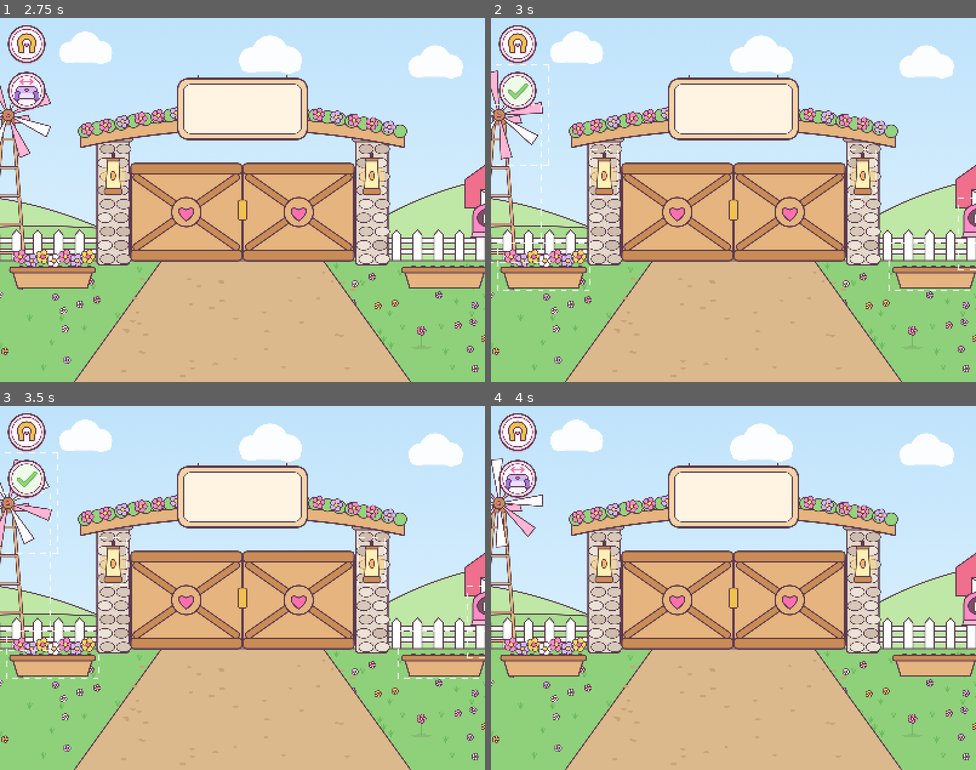
Above: before the commit, frames 1-4 (two rows, left to right).
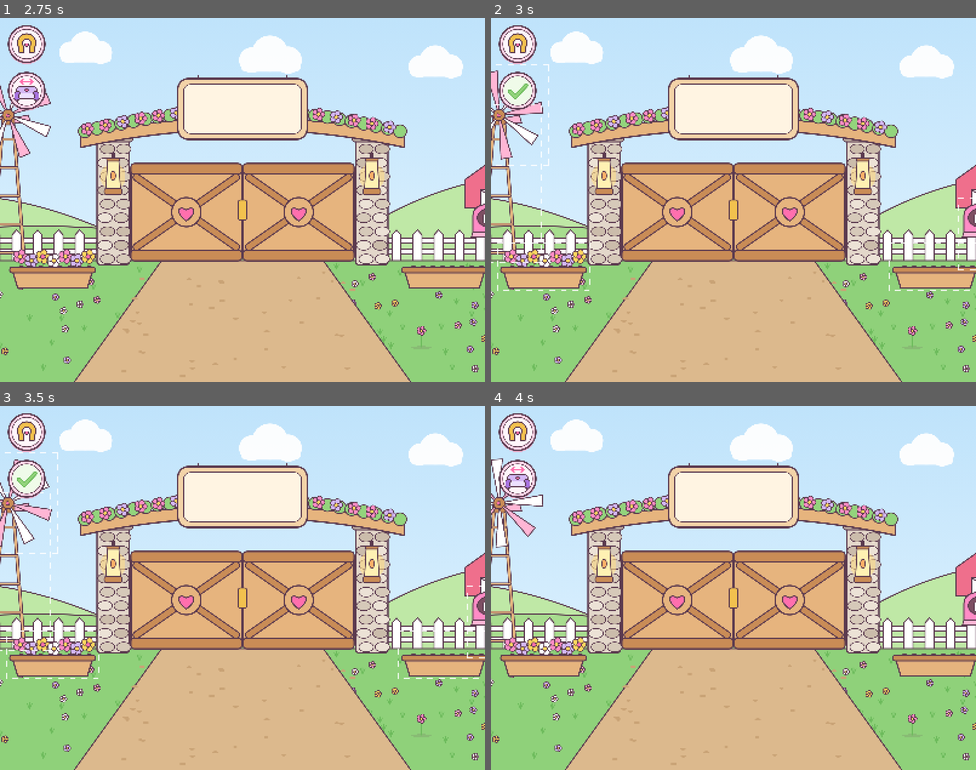
Above: after the commit, the same moments.

Repository: triade-prog/fazenda-capricho
Game: Godot game, scene res://main.tscn
The game is run twice, just before and just after one commit, with the same random seed, the same clock (stepped at 60 frames per second) and the same inputs.
Inputs (mouse positions are in pixels of both pictures, inside the frame that each line leads up to):
- Up to frame 1 (2.75 s): click (29, 43) at 0.5 s; click (29, 43) at 1.25 s; click (242, 68) at 2.02 s
- Up to frame 2 (3 s): click (520, 90) at 2.75 s
- Up to frame 3 (3.5 s): no input
- Up to frame 4 (4 s): click (520, 478) at 3.5 s

Frame 1 is identical in both runs. In frame 2, 0.1% of the frame differs, in the area x 20-80%, y 36-50%; in frame 3, 0.1%; in frame 4, nothing differs.

Commit message:
Modo Decorar nos outros cenários: casinha inteira, partes grudadas na casa da árvore e no arco, bolhas com a banheira, lanterna com a barraca
Co-Authored-By: Claude Opus 5.5 <noreply@anthropic.com>
Claude-Session: https://claude.ai/code/session_01S4aSFFjj5281F9BchVhXLw

Diff:
--- a/prototipo/scripts/cenario.gd
+++ b/prototipo/scripts/cenario.gd
@@ -248,9 +248,18 @@
 ## peças enormes (a casa, a árvore da casinha) e as que a fazendinha usa pela posição.
 const DECO_FIXAS := {"plantacao": ["banca", "bica"]}
 const DECO_MAX := Vector2(700.0, 560.0)
-
-
+## Partes que não estão em cima do móvel, mas são dele: vão sempre juntas e, tocadas, levam o móvel.
+const DECO_PARTES := {"pet_care": {"bolha": "@banheira"}, "cabana": {"@lanterna": "@cabana"}}
+
+var _presas := {}                 # peças grudadas numa peça fixa (escada e escorregador da casa na árvore)
+
+
+## Peça que pode mudar de lugar no modo Decorar.
 func pode_decorar(i: int) -> bool:
+	return _solta(i) and not _presas.has(i)
+
+
+func _solta(i: int) -> bool:
 	if i <= 0 or i >= pecas.size():
 		return false
 	var nome := str(pecas[i][0])
@@ -276,11 +285,19 @@
 ## Parte de um móvel: peça que muda de estado (ou só aparece num estado) apoiada em outra peça.
 func eh_parte(i: int) -> bool:
 	var nome := str(pecas[i][0])
-	return (nome.begins_with("@") or so_se.has(nome)) and _pai(i) >= 0
+	return (nome.begins_with("@") or so_se.has(nome) or _dono_fixo(i) != "") and _pai(i) >= 0
+
+
+## Nome do móvel de que a peça i é parte pela lista DECO_PARTES ("" se não está na lista).
+func _dono_fixo(i: int) -> String:
+	return str(DECO_PARTES.get(id, {}).get(str(pecas[i][0]), ""))
 
 
 ## A menor peça que leva a peça i em cima dela (-1 se nenhuma).
 func _pai(i: int) -> int:
+	var dono := _dono_fixo(i)
+	if dono != "":
+		return indice_da_chave(dono + "#0")
 	var melhor := -1
 	for j in range(1, pecas.size()):
 		if j != i and pode_decorar(j) and i in carga(j):
@@ -296,10 +313,16 @@
 	for j in range(1, pecas.size()):
 		if j == i or not pode_decorar(j):
 			continue
+		var dono := _dono_fixo(j)
+		if dono != "":
+			if dono == str(pecas[i][0]):
+				leva.append(j)
+			continue
 		var rj := _rect_peca(j)
 		var pe := Vector2(rj.get_center().x, rj.end.y)
-		# está em cima (ou pendurado) se é menor e o pé fica dentro da peça, acima da base dela
-		if rj.get_area() < r.get_area() and r.has_point(pe) and pe.y <= r.end.y - 1.0:
+		# está em cima (ou pendurado) se é menor e o pé fica dentro da peça, acima da base dela;
+		# duas peças do mesmo tamanho no mesmo lugar (a casinha e o lado de dentro dela) andam juntas
+		if (rj.get_area() < r.get_area() and r.has_point(pe) and pe.y <= r.end.y - 1.0) or rj == r:
 			leva.append(j)
 	return leva
 
@@ -309,6 +332,25 @@
 func preparar_deco() -> void:
 	_lugar_dono.clear()
 	_sup_dono.clear()
+	_presas.clear()
+	# o que está grudado numa peça grande que não muda de lugar (a árvore da casinha) também fica
+	for k in range(1, pecas.size()):
+		if _solta(k):
+			continue
+		var rk := _rect_peca(k)
+		var grande := rk.size.x > DECO_MAX.x or rk.size.y > DECO_MAX.y
+		if not grande:
+			continue
+		for j in range(1, pecas.size()):
+			var rj := _rect_peca(j)
+			var pe := Vector2(rj.get_center().x, rj.end.y)
+			if j == k or not _solta(j) or rj.get_area() >= rk.get_area() * 0.5:
+				continue
+			var em_cima := rk.has_point(pe) and pe.y <= rk.end.y - 1.0
+			# numa peça grande, o que começa lá em cima também está grudado (escada, escorregador, lanterna do arco)
+			var pendurada := (rk.has_point(rj.position) or rk.has_point(Vector2(rj.end.x, rj.position.y)))
+			if em_cima or pendurada:
+				_presas[j] = true
 	for k in lugares.size():
 		var a: Array = lugares[k]["area"]
 		var ra := Rect2(a[0], a[1], a[2], a[3])
--- a/prototipo/scripts/decoracao.gd
+++ b/prototipo/scripts/decoracao.gd
@@ -228,6 +228,8 @@
 
 ## Uma peça mudou de lugar: os lugares de sentar/deitar dela (e quem está neles) vão junto.
 func _peca_movida(i: int, d: Vector2, c: Cenario) -> void:
+	if main.fazenda and c.id == Fazendinha.CENA:
+		main.fazenda.queue_redraw()  # cadeados e frutas das árvores acompanham a árvore
 	var ids := c.lugares_da(i)
 	for s in main.slots:
 		var sl := s as Slot
--- a/prototipo/testes/roteiro.gd
+++ b/prototipo/testes/roteiro.gd
@@ -456,6 +456,14 @@
 		and coz.indice_da_chave("@torneira#0") in coz.carga(coz.indice_da_chave("pia#0")), "a torneira faz parte da pia")
 	var cab: Cenario = main.cenarios["cabana"]
 	_confere(cab.indice_da_chave("chama#0") in cab.carga(cab.indice_da_chave("@fogueira#0")), "a chama vai junto com a fogueira")
+	_confere(cab.peca_deco_em(cab.rect_de("lanterna").get_center()) == cab.indice_da_chave("@cabana#0"), "pegar na lanterna leva a barraca")
+	var pet: Cenario = main.cenarios["pet_care"]
+	_confere(pet.indice_da_chave("bolha#1") in pet.carga(pet.indice_da_chave("@banheira#0")), "as bolhas vão junto com a banheira")
+	var cas: Cenario = main.cenarios["casinha"]
+	_confere(cas.indice_da_chave("casinha_interior#0") in cas.carga(cas.indice_da_chave("casinha#0")), "a casinha vai inteira (por fora e por dentro)")
+	var arv: Cenario = main.cenarios["casa_arvore"]
+	_confere(not arv.pode_decorar(arv.indice_da_chave("@escorregador#0")) and not arv.pode_decorar(arv.indice_da_chave("escada_madeira#0")),
+		"escada e escorregador ficam grudados na casa da árvore")
 
 	# uma comidinha em cima da mesa de centro vai junto com a mesa
 	var obj: Toy = null
--- /dev/null
+++ b/prototipo/testes/tour_decorar.gd
@@ -0,0 +1,80 @@
+extends Node
+## Passeio do modo Decorar: liga o modo em cada cenário, tira foto e lista o que cada peça leva junto.
+## Rodar: godot --path prototipo res://testes/tour_decorar.tscn -- --capturas=/pasta
+
+var main: Node2D
+var capturas := ""
+
+
+func _ready() -> void:
+	for a in OS.get_cmdline_user_args():
+		if a.begins_with("--capturas="):
+			capturas = a.get_slice("=", 1)
+	Fazendinha.arquivo = "user://tour_fazendinha.json"
+	Decoracao.arquivo = "user://tour_decoracao.json"
+	for f in [Fazendinha.arquivo, Decoracao.arquivo]:
+		if FileAccess.file_exists(f):
+			DirAccess.remove_absolute(f)
+	main = load("res://main.tscn").instantiate()
+	add_child(main)
+	await get_tree().create_timer(3.4).timeout
+	for id in main.cenarios:
+		if not main.cenarios[id] is Cenario:
+			continue
+		var c: Cenario = main.cenarios[id]
+		main._ir_pelo_mapa(id)
+		await get_tree().create_timer(1.3).timeout
+		main.decoracao.ligar()
+		print("== ", id)
+		for i in range(1, c.pecas.size()):
+			var nome := c.chave_peca(i)
+			if not c.pode_decorar(i):
+				print("   fixa    ", nome)
+			elif c.eh_parte(i):
+				print("   parte   ", nome, " de ", c.chave_peca(c._pai(i)))
+			else:
+				var leva := []
+				for j in c.carga(i):
+					leva.append(c.chave_peca(j))
+				print("   move    ", nome, "  leva: ", leva, "  lugares: ", c.lugares_da(i), "  sup: ", c.superficies_da(i).size())
+		for k in c.lugares.size():
+			if not c._lugar_dono.has(k):
+				print("   !! lugar sem dono: ", c.lugares[k]["id"])
+		for k in c.superficies.size():
+			if not c._sup_dono.has(k):
+				print("   !! superfície sem dono: ", c.superficies[k])
+		var n := ceili(c.largura / 1300.0)
+		for k in n:
+			main.camera_to(650.0 + k * (c.largura - 1300.0) / maxf(n - 1, 1))
+			await get_tree().create_timer(0.15).timeout
+			if capturas != "":
+				await RenderingServer.frame_post_draw
+				get_viewport().get_texture().get_image().save_png(capturas.path_join("%s_%d.png" % [id, k]))
+		# leva cada peça um pouco e confere que ela e o que está nela andaram igual
+		var dc: Decoracao = main.decoracao
+		for i in range(1, c.pecas.size()):
+			if not c.pode_decorar(i) or c.eh_parte(i):
+				continue
+			var r := c._rect_peca(i)
+			var toque := r.get_center()
+			if c.peca_deco_em(toque) != i:
+				continue  # coberta por outra peça no meio
+			main.camera_to(toque.x)
+			if not dc.pegar(toque):
+				print("   !! não pegou ", c.chave_peca(i))
+				continue
+			var grupo := dc._grupo.duplicate()
+			var antes := {}
+			for g in grupo:
+				antes[g] = c._rect_peca(g).position
+			dc.levar(toque + Vector2(60, -25))
+			dc.soltar()
+			var d0: Vector2 = c._rect_peca(i).position - antes[i]
+			for g in grupo:
+				if (c._rect_peca(g).position - antes[g]).distance_to(d0) > 0.5:
+					print("   !! ", c.chave_peca(g), " não foi junto com ", c.chave_peca(i))
+			if d0.length() < 1.0:
+				print("   !! ", c.chave_peca(i), " não andou")
+		main.decoracao.desligar()
+	print("FIM")
+	get_tree().quit()
--- /dev/null
+++ b/prototipo/testes/tour_decorar.tscn
@@ -0,0 +1,6 @@
+[gd_scene load_steps=2 format=3]
+
+[ext_resource type="Script" path="res://testes/tour_decorar.gd" id="1"]
+
+[node name="Tour" type="Node"]
+script = ExtResource("1")
Not shown, added: prototipo/testes/tour_decorar.gd.uid
Not shown, changed: docs/index.pck
